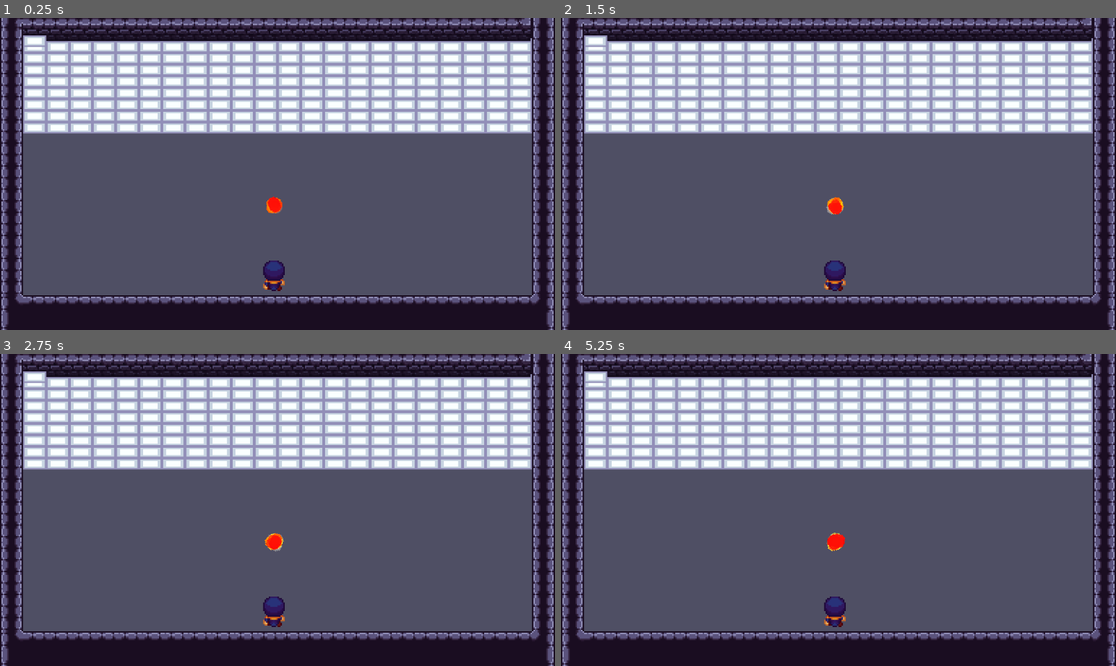
Above: before the commit, frames 1-4 (two rows, left to right).
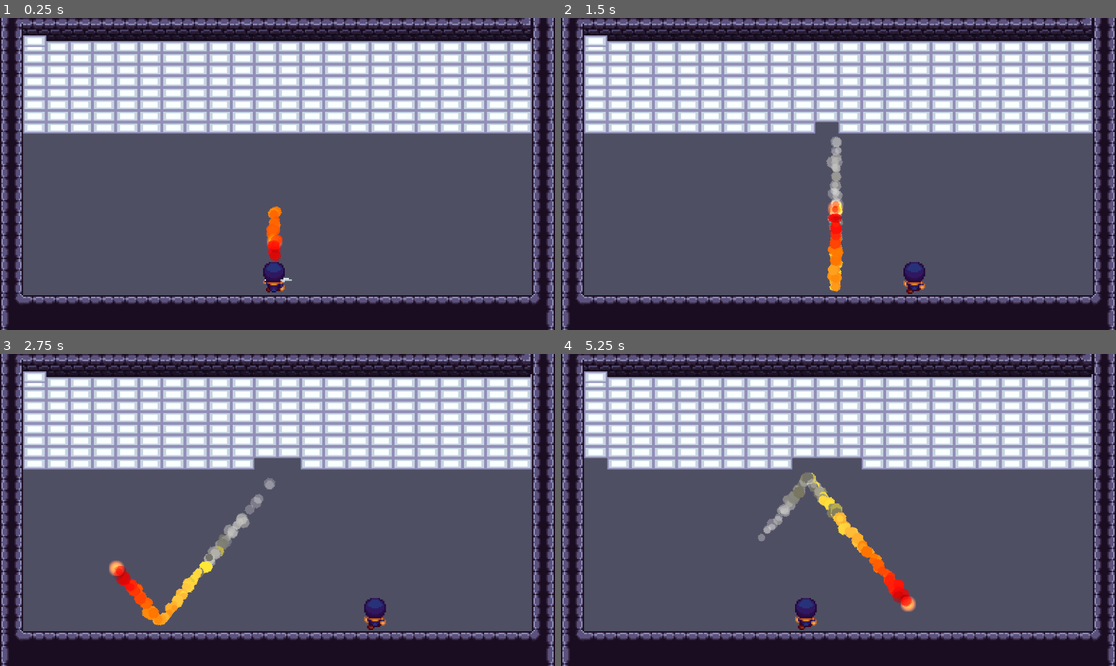
Above: after the commit, the same moments.

Repository: felipe-rf/Breakout
Game: Godot game, scene res://node_2d.tscn
Same seed, same stepped clock (60 frames per second), same inputs: the game is played once before the commit and once after it.
Inputs:
- Up to frame 1 (0.25 s): no input
- Up to frame 2 (1.5 s): hold Right (ui_right) 0.53-1.28 s; hold Left (ui_left) from 1.28 s (still down)
- Up to frame 3 (2.75 s): release Left (ui_left) at 2.03 s; hold Right (ui_right) from 2.03 s (still down)
- Up to frame 4 (5.25 s): release Right (ui_right) at 3.53 s; hold Left (ui_left) from 3.53 s (still down)

The runs differ from the first frame. In frame 1, 0.6% of the frame differs, in the area x 47-53%, y 57-88%; in frame 2, 1.7%; in frame 3, 2.8%; in frame 4, 3.1%, in the area x 4-64%, y 33-89%.

Commit message:
.

Diff:
--- a/bum.tscn
+++ b/bum.tscn
@@ -1,7 +1,7 @@
 [gd_scene load_steps=9 format=3 uid="uid://bnxe3yikveon5"]
 
 [ext_resource type="Texture2D" uid="uid://goj1cdwymk70" path="res://bum.png" id="1_l5nln"]
-[ext_resource type="Script" path="res://bum.gd" id="1_y2sj4"]
+[ext_resource type="Script" path="res://Scripts/bum.gd" id="1_qx4gq"]
 [ext_resource type="Texture2D" uid="uid://c0p3kntddyd7h" path="res://new_gradienttexture.tres" id="2_eoyyv"]
 [ext_resource type="Texture2D" uid="uid://c0oljydi5b80k" path="res://dust.png" id="3_l4til"]
 
@@ -34,7 +34,7 @@
 
 [node name="RigidBody2D" type="CharacterBody2D"]
 motion_mode = 1
-script = ExtResource("1_y2sj4")
+script = ExtResource("1_qx4gq")
 
 [node name="GPUParticles2D" type="GPUParticles2D" parent="."]
 position = Vector2(0, 8)
--- a/character_body_2d.tscn
+++ b/character_body_2d.tscn
@@ -1,6 +1,6 @@
 [gd_scene load_steps=9 format=3 uid="uid://d224bfrdnmd07"]
 
-[ext_resource type="Script" path="res://CharacterBody2D.gd" id="1_oos6n"]
+[ext_resource type="Script" path="res://Scripts/CharacterBody2D.gd" id="1_62qev"]
 [ext_resource type="Texture2D" uid="uid://bw6dwej8iwpt4" path="res://a.png" id="2_epy72"]
 
 [sub_resource type="RectangleShape2D" id="RectangleShape2D_t3adx"]
@@ -18,6 +18,36 @@
 "transitions": PackedFloat32Array(1),
 "update": 1,
 "values": [6]
+}
+
+[sub_resource type="Animation" id="Animation_rro6q"]
+resource_name = "attack"
+length = 0.45
+tracks/0/type = "value"
+tracks/0/imported = false
+tracks/0/enabled = true
+tracks/0/path = NodePath("Sprite2D:frame")
+tracks/0/interp = 1
+tracks/0/loop_wrap = true
+tracks/0/keys = {
+"times": PackedFloat32Array(0, 0.1, 0.2, 0.3),
+"transitions": PackedFloat32Array(1, 1, 1, 1),
+"update": 1,
+"values": [30, 31, 32, 33]
+}
+tracks/1/type = "method"
+tracks/1/imported = false
+tracks/1/enabled = true
+tracks/1/path = NodePath(".")
+tracks/1/interp = 1
+tracks/1/loop_wrap = true
+tracks/1/keys = {
+"times": PackedFloat32Array(0.4),
+"transitions": PackedFloat32Array(1),
+"values": [{
+"args": [],
+"method": &"end_attack"
+}]
 }
 
 [sub_resource type="Animation" id="Animation_v26ac"]
@@ -54,36 +84,6 @@
 "values": [6, 7, 5, 8, 9, 5]
 }
 
-[sub_resource type="Animation" id="Animation_rro6q"]
-resource_name = "attack"
-length = 0.45
-tracks/0/type = "value"
-tracks/0/imported = false
-tracks/0/enabled = true
-tracks/0/path = NodePath("Sprite2D:frame")
-tracks/0/interp = 1
-tracks/0/loop_wrap = true
-tracks/0/keys = {
-"times": PackedFloat32Array(0, 0.1, 0.2, 0.3),
-"transitions": PackedFloat32Array(1, 1, 1, 1),
-"update": 1,
-"values": [30, 31, 32, 33]
-}
-tracks/1/type = "method"
-tracks/1/imported = false
-tracks/1/enabled = true
-tracks/1/path = NodePath(".")
-tracks/1/interp = 1
-tracks/1/loop_wrap = true
-tracks/1/keys = {
-"times": PackedFloat32Array(0.4),
-"transitions": PackedFloat32Array(1),
-"values": [{
-"args": [],
-"method": &"end_attack"
-}]
-}
-
 [sub_resource type="AnimationLibrary" id="AnimationLibrary_bcsv1"]
 _data = {
 "RESET": SubResource("Animation_whtkx"),
@@ -93,7 +93,7 @@
 }
 
 [node name="CharacterBody2D" type="CharacterBody2D"]
-script = ExtResource("1_oos6n")
+script = ExtResource("1_62qev")
 
 [node name="Sprite2D" type="Sprite2D" parent="."]
 texture = ExtResource("2_epy72")
